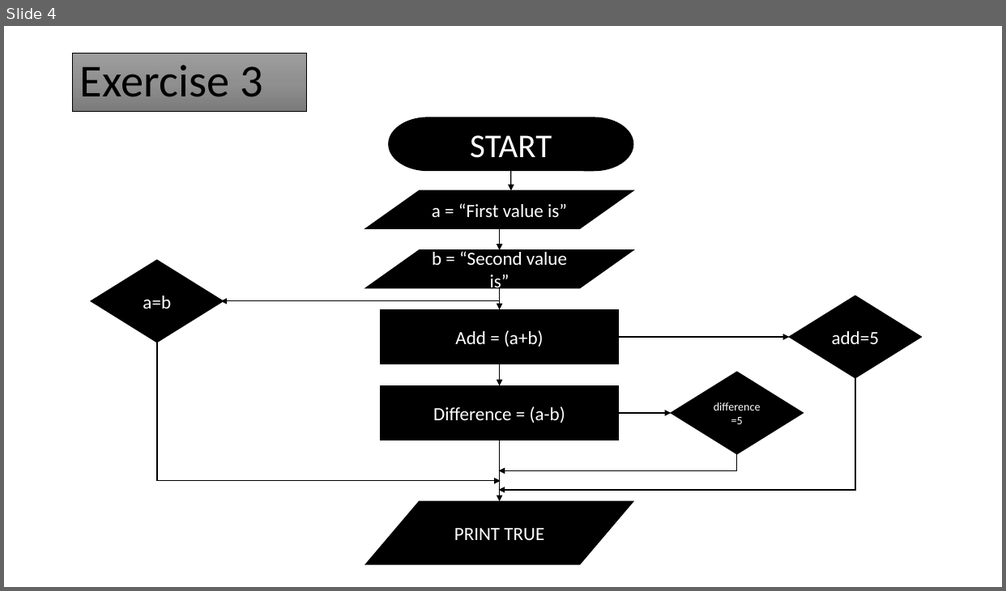
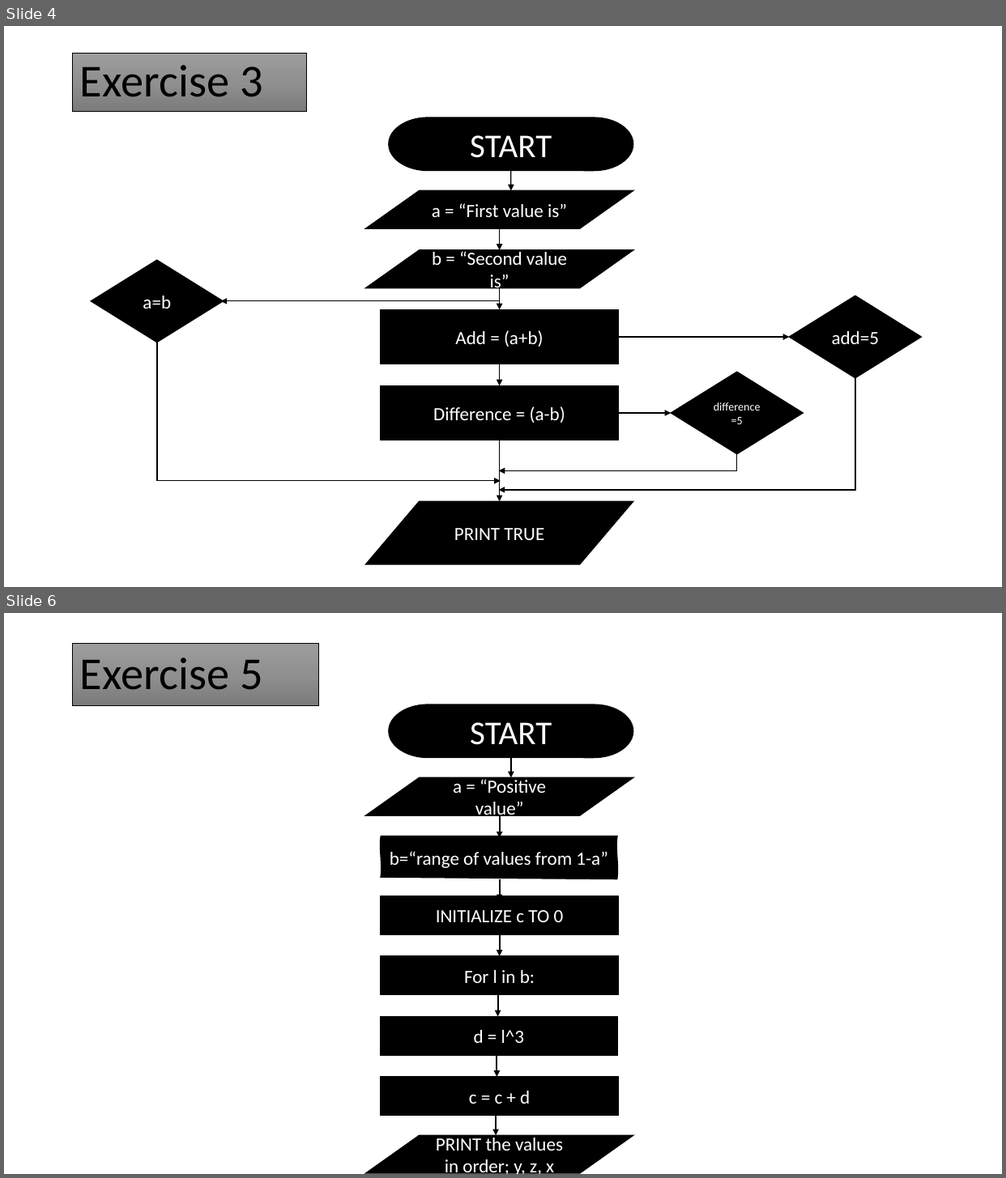
Before and after one commit to Solexi/frontend_course, a slide deck: Sophia's Flowchart.pptx. Shown one above the other, each under a label of ours: slide 4 before the commit, slides 4 and 6 after it; the slides between them are not shown. The pictures are 1006x591 and 1006x1178 pixels, drawn with LibreOffice and Linux fonts; fonts in the diff are those of the drawing. Boxes give left, top, right and bottom in pixels: in the first picture for what was removed or moved away, otherwise in the second. Text is boxed around its words. In the diff, an @@ line names an element or a change of style, - is before the commit and + after.

```diff
--- a/Sophia's Flowchart.pptx
+++ b/Sophia's Flowchart.pptx
@@ slide 6 added at box(4, 613, 1002, 1174), background #FFFFFF @@
@@ title added at box(73, 643, 318, 706), fill gradient #9D9D9D to #909090 to #7C7C7C, outline #000000 0.5 pt, 44 pt, text #000000 @@
+Exercise 5
@@ pill shape added at box(389, 705, 633, 757), fill #000000, outline #000000 1 pt, 32 pt, text #FFFFFF @@
+START
@@ arrow added from (511, 757) to (511, 777), #000000 1.5 pt @@
@@ flow chart input output added at box(365, 777, 633, 815), fill #000000, outline #000000 1 pt, 18 pt, text #FFFFFF @@
+a = “Positive value”
@@ arrow added from (500, 815) to (500, 838), #000000 1.5 pt @@
@@ freeform shape added at box(381, 836, 618, 879), fill #000000, outline #000000 1 pt, 18 pt, text #FFFFFF @@
+b=“range of values from 1-a”
@@ arrow added from (500, 879) to (500, 901), #000000 1.5 pt @@
@@ rectangle added at box(381, 896, 618, 935), fill #000000, outline #000000 1 pt, 18 pt, text #FFFFFF @@
+INITIALIZE c TO 0
@@ arrow added from (500, 935) to (500, 956), #000000 1.5 pt @@
@@ rectangle added at box(381, 956, 618, 995), fill #000000, outline #000000 1 pt, 18 pt, text #FFFFFF @@
+For l in b:
@@ arrow added from (498, 995) to (498, 1016), #000000 1.5 pt @@
@@ rectangle added at box(381, 1016, 618, 1055), fill #000000, outline #000000 1 pt, 18 pt, text #FFFFFF @@
+d = l^3
@@ arrow added from (496, 1055) to (496, 1077), #000000 1.5 pt @@
@@ rectangle added at box(381, 1077, 618, 1116), fill #000000, outline #000000 1 pt, 18 pt, text #FFFFFF @@
+c = c + d
@@ arrow added from (496, 1114) to (496, 1135), #000000 1.5 pt @@
@@ flow chart input output added at box(365, 1135, 633, 1174), fill #000000, outline #000000 1 pt, 18 pt, text #FFFFFF @@
+PRINT the values in order; y, z, x
```
Also in this commit, not shown: 1 slide changed, 1 other slide added.
